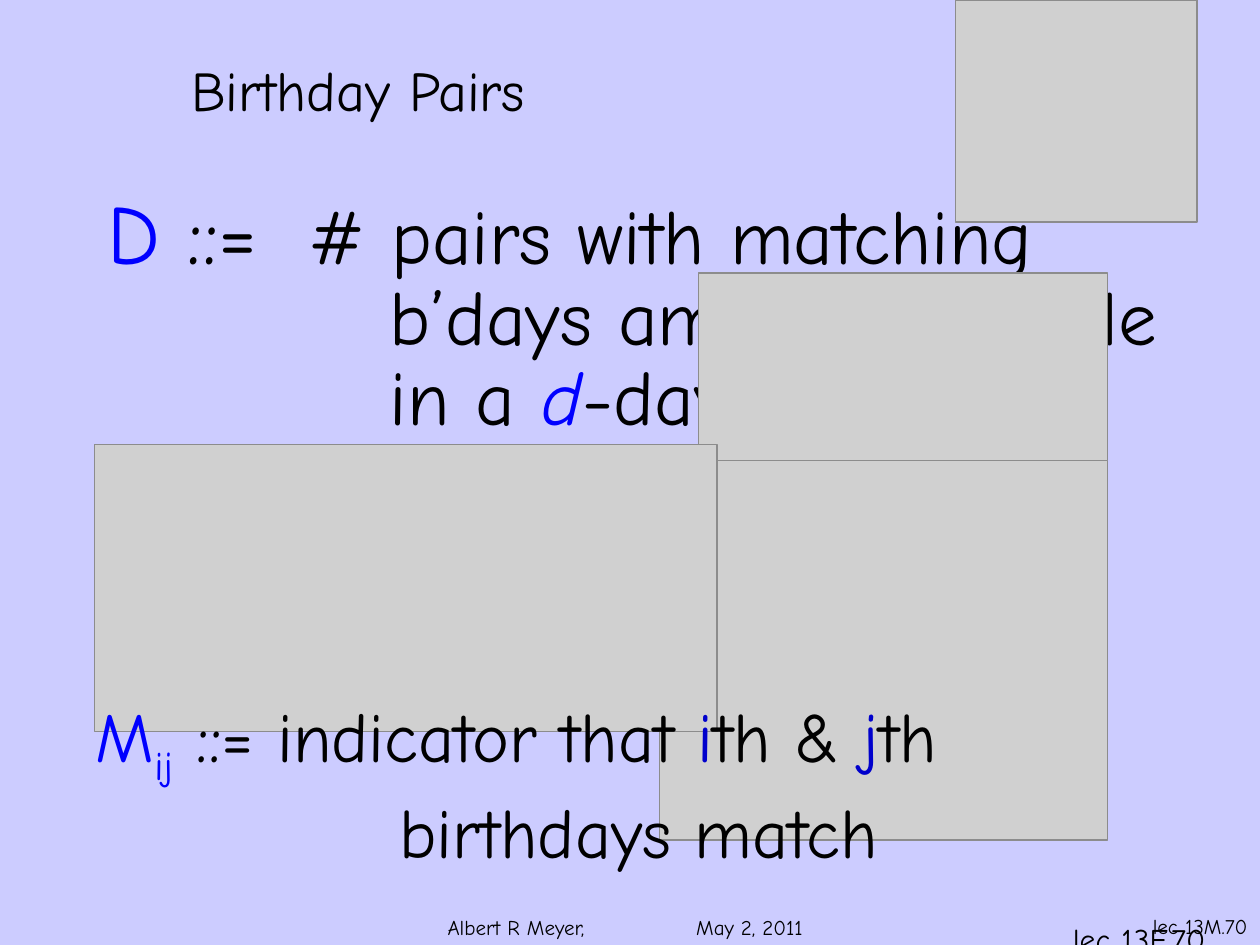
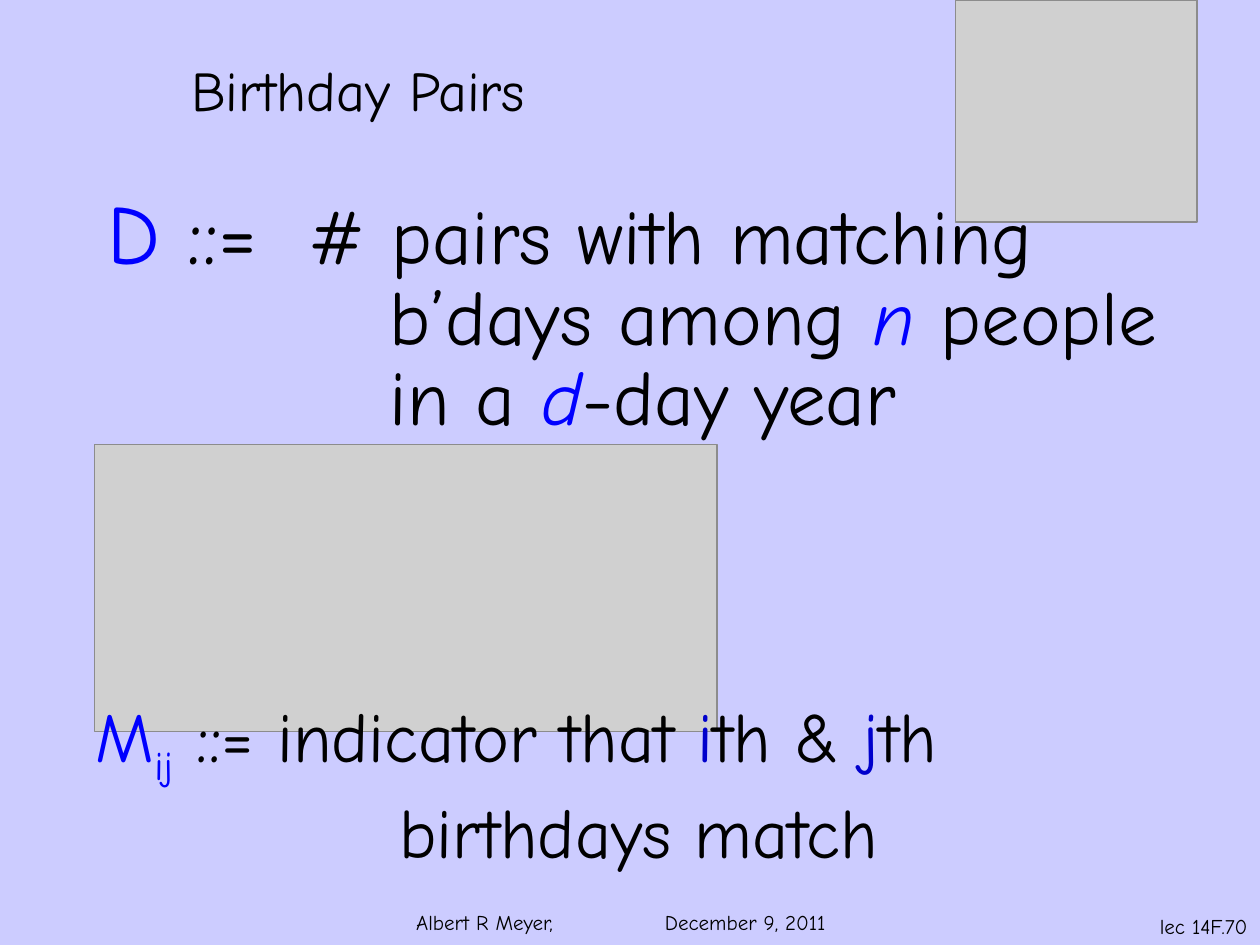
Before and after one commit to armeyer/mcs_web, a slide deck: slide 70 of fall11/slidesF11/slides14f.pptx. Drawn at 1260x945 pixels with LibreOffice and Linux fonts; fonts in the diff are those of the drawing; grey boxes stand for pictures; background and template pictures are left out. Boxes give left, top, right and bottom in pixels: in the first picture for what was removed or moved away, otherwise in the second. Text is boxed around its words. In the diff, an @@ line names an element or a change of style, - is before the commit and + after.

Commit message:
slides14f

```diff
--- a/fall11/slidesF11/slides14f.pptx
+++ b/fall11/slidesF11/slides14f.pptx
@@ picture removed at <box>698,273,1108,547</box> @@
@@ picture removed at <box>660,460,1109,839</box> @@
@@ text at <box>416,915,825,934</box>: text changed @@
-Albert R Meyer, May 2, 2011
+Albert R Meyer, December 9, 2011
@@ page number removed at <box>1061,914,1260,945</box> @@
-lec 13F.70
@@ page number at <box>1160,919,1247,934</box>: text changed @@
-lec 13M.70
+lec 14F.70
```
Also in this commit, not shown: 79 other slides changed.
